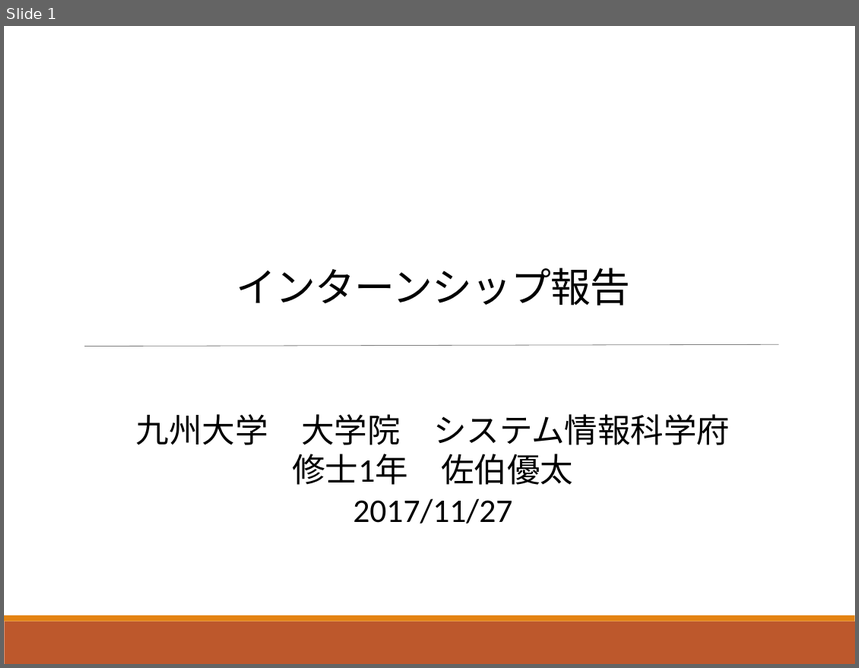
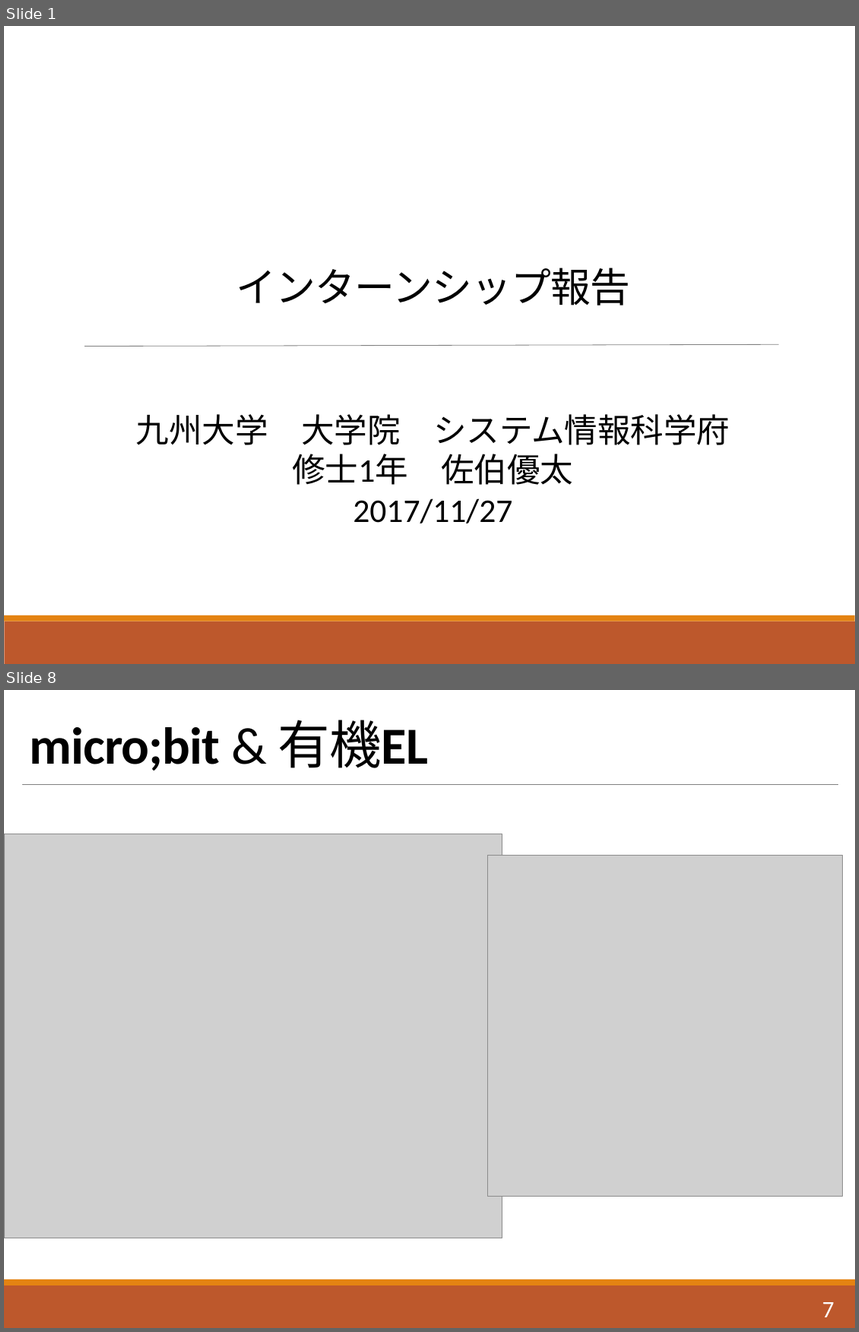
Before and after one commit to Saeki1120/Document, a slide deck: PBL/インターン報告会/インターン報告.pptx. Shown one above the other, each under a label of ours: slide 1 before the commit, slides 1 and 8 after it; the slides between them are not shown. The pictures are 859x668 and 859x1332 pixels, drawn with LibreOffice and Linux fonts; fonts in the diff are those of the drawing; grey boxes stand for pictures. Boxes give left, top, right and bottom in pixels: in the first picture for what was removed or moved away, otherwise in the second. Text is boxed around its words. In the diff, an @@ line names an element or a change of style, - is before the commit and + after.

Commit message:
Paste the image and made the final adjustment

```diff
--- a/PBL/インターン報告会/インターン報告.pptx
+++ b/PBL/インターン報告会/インターン報告.pptx
@@ slide 8 added at (x1=4, y1=690, x2=855, y2=1328), background #FFFFFF; not listed: 1 template element that a slide beside it also shows @@
@@ title added at (x1=29, y1=720, x2=429, y2=771), 44 pt, text #000000, bold @@
+micro;bit & 有機EL
@@ line added from (23, 785) to (838, 785), #808080 0.5 pt @@
@@ picture added at (x1=4, y1=834, x2=502, y2=1238) @@
@@ picture added at (x1=487, y1=855, x2=842, y2=1196) @@
@@ rectangle added at (x1=4, y1=1286, x2=855, y2=1328), fill #BD582C @@
@@ page number added at (x1=823, y1=1303, x2=835, y2=1318), 20 pt, text #FFFFFF @@
+7
```
Also in this commit, not shown: 4 slides changed, 3 other slides added.
